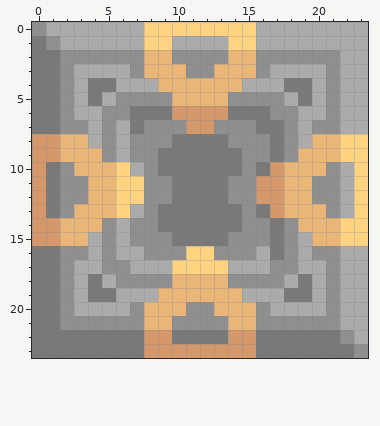
Two states of a pixel-art sprite, core/assets-raw/sprites/blocks/distribution/mass-driver.png. This is how it looked before the edit.
The file is 24x24 pixels.
Now the later version:
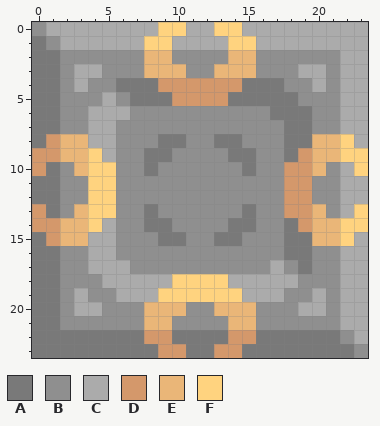
Palette (. is transparent): A #797979  B #8f8f8f  C #ababab  D #d4986b  E #eab678  F #ffd37f
Author's note on the commit: Fully implemented mass driver
Difference:
y 0: x 8 F -> C; x 11..12 FF -> CC; x 15 F -> C
y 3: x 5..6 CC -> BB; x 17..18 CC -> BB
y 4: x 4..19 AACCCEEEEEECCCAA -> BBAAADDDDDDAAABB
y 5: x 3..4 CA -> BB; x 7..20 BBBEEEEBBBBCAC -> AAADDDDAAAAABB
y 6: x 3 C -> B; x 5..20 BBAAADDDDAAABBCC -> CCBBBBBBBBBBAAAB
y 7: x 5..7 BCA -> CBB; x 11..12 DD -> BB; x 16..19 AABC -> BBAA
y 8: x 0 D -> A; x 5..6 BC -> CB; x 9 B -> A; x 11..12 AA -> BB; x 14 B -> A; x 17..19 ABC -> BAA; x 23 F -> C
y 9: x 4..6 EBC -> FCB; x 8 B -> A; x 10..13 AAAA -> BBBB; x 15 B -> A; x 17..19 ABE -> BAD
y 10: x 4..19 EEFCBAAAAAABADEE -> FFBBABBBBBBABBDD
y 11..12: x 0 D -> A; x 4..7 EEFF -> FFBB; x 10..13 AAAA -> BBBB; x 16..19 DDEE -> BBDD; x 23 F -> C
y 13: x 4..19 EEFCBAAAAAABADEE -> FFBBABBBBBBABBDD
y 14: x 4..6 EBC -> FCB; x 8 B -> A; x 10..13 AAAA -> BBBB; x 15 B -> A; x 17..19 ABE -> BAD
y 15: x 0 D -> A; x 5..6 BC -> CB; x 9 B -> A; x 11..12 AA -> BB; x 14 B -> A; x 17..19 ABC -> BAA; x 23 F -> C
y 16: x 5..7 BCC -> CBB; x 11..12 FF -> BB; x 16..19 CABC -> BBAA
y 17: x 3 C -> B; x 5..17 BBCCCFFFFCCCB -> CCBBBBBBBBBBC; x 19..20 CC -> AB
y 18: x 3..4 CA -> BB; x 6..17 BBBBEEEEBBBB -> CCCCFFFFCCCC; x 19..20 AC -> BB
y 19: x 4..5 AA -> BB; x 9..14 EEEEEE -> FFFFFF; x 18..19 AA -> BB
y 20: x 5..6 CC -> BB; x 17..18 CC -> BB
y 23: x 8 D -> A; x 11..12 DD -> AA; x 15 D -> A
Where, in picture pixels (left, top, right, bottom), the same in both pictures:
changed: (32, 22, 368, 358)
